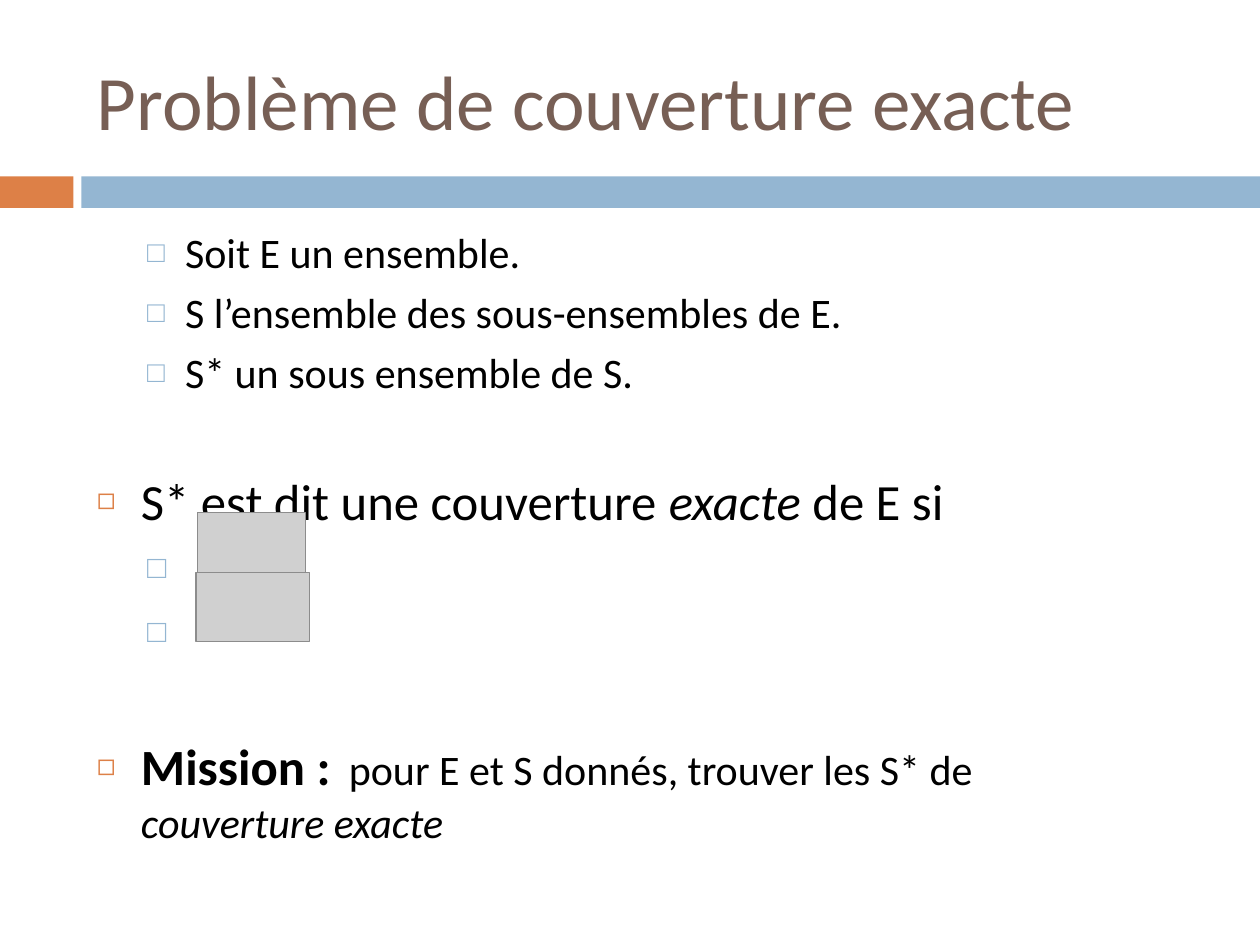
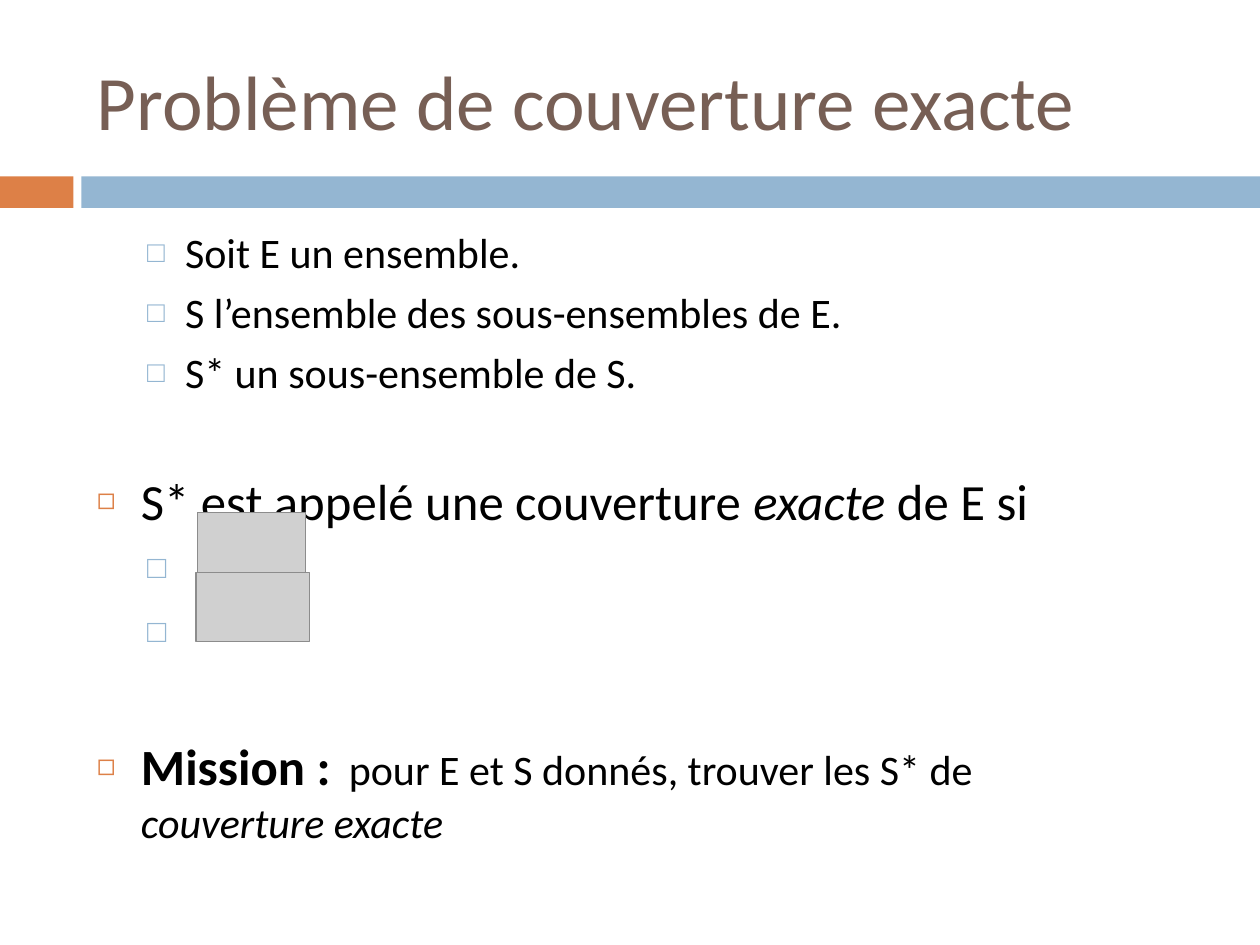
Before and after one commit to arantes555/Sudoku, a slide deck: slide 3 of projet inf.pptx. Drawn at 1260x945 pixels with LibreOffice and Linux fonts; fonts in the diff are those of the drawing; grey boxes stand for pictures. Boxes give left, top, right and bottom in pixels: in the first picture for what was removed or moved away, otherwise in the second. Text is boxed around its words. In the diff, an @@ line names an element or a change of style, - is before the commit and + after.

```diff
--- a/projet inf.pptx
+++ b/projet inf.pptx
@@ text at <box>141,358,1028,532</box>: text changed @@
-  □ S* un sous ensemble de S.
-◻ S* est dit une couverture exacte de E si
+  □ S* un sous-ensemble de S.
+◻ S* est appelé une couverture exacte de E si
```
Also in this commit, not shown: 3 other slides changed.
